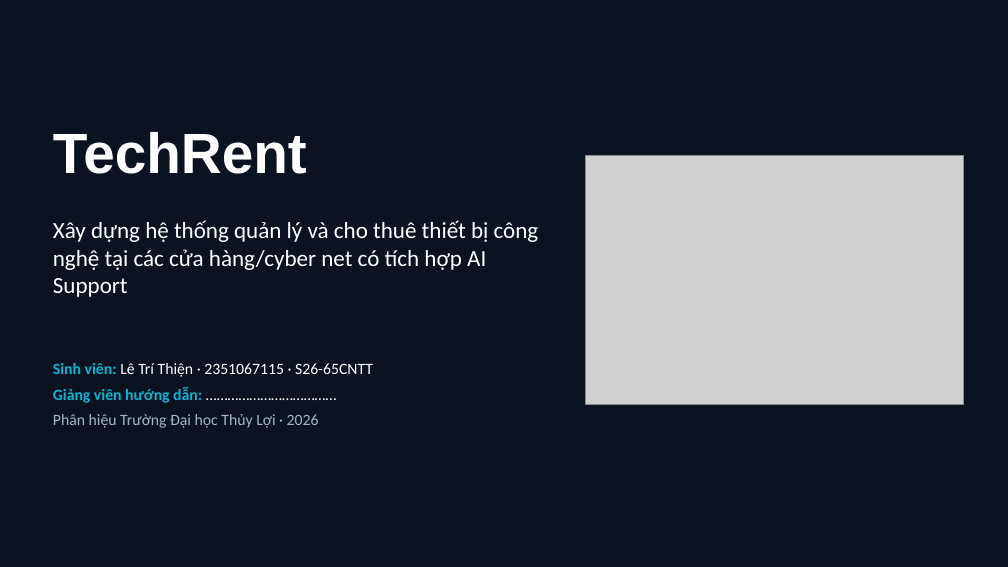
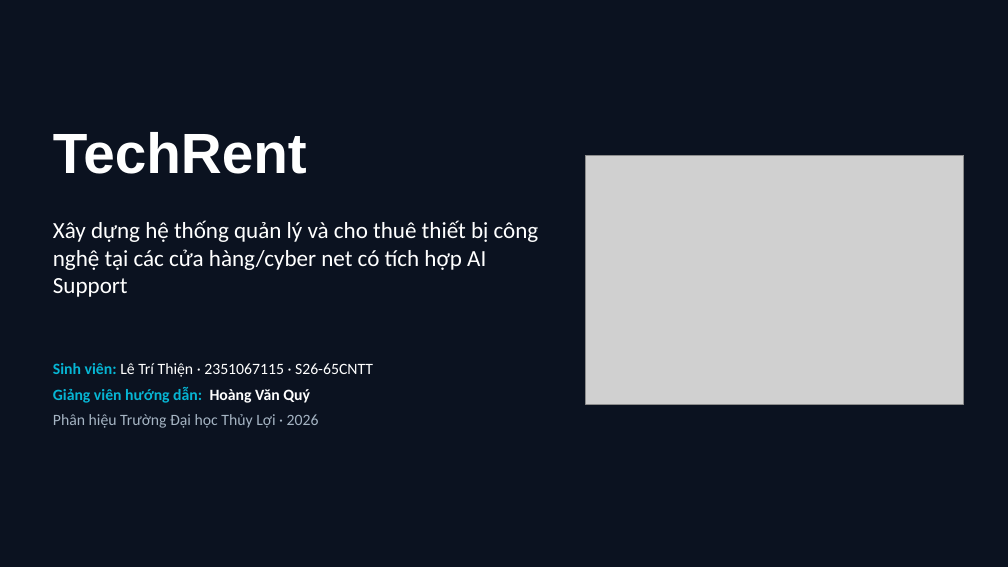
Before and after one commit to letrithien1608/techrent, a slide deck: slide 1 of docs/word_pptx/TechRent.pptx. Drawn at 1008x567 pixels with LibreOffice and Linux fonts; fonts in the diff are those of the drawing; grey boxes stand for pictures. Boxes give left, top, right and bottom in pixels: in the first picture for what was removed or moved away, otherwise in the second. Text is boxed around its words. In the diff, an @@ line names an element or a change of style, - is before the commit and + after.

Commit message:
pptx

```diff
--- a/docs/word_pptx/TechRent.pptx
+++ b/docs/word_pptx/TechRent.pptx
@@ text at [53,387,310,403]: text changed @@
-Giảng viên hướng dẫn: ………………………………
+Giảng viên hướng dẫn: Hoàng Văn Quý
```
